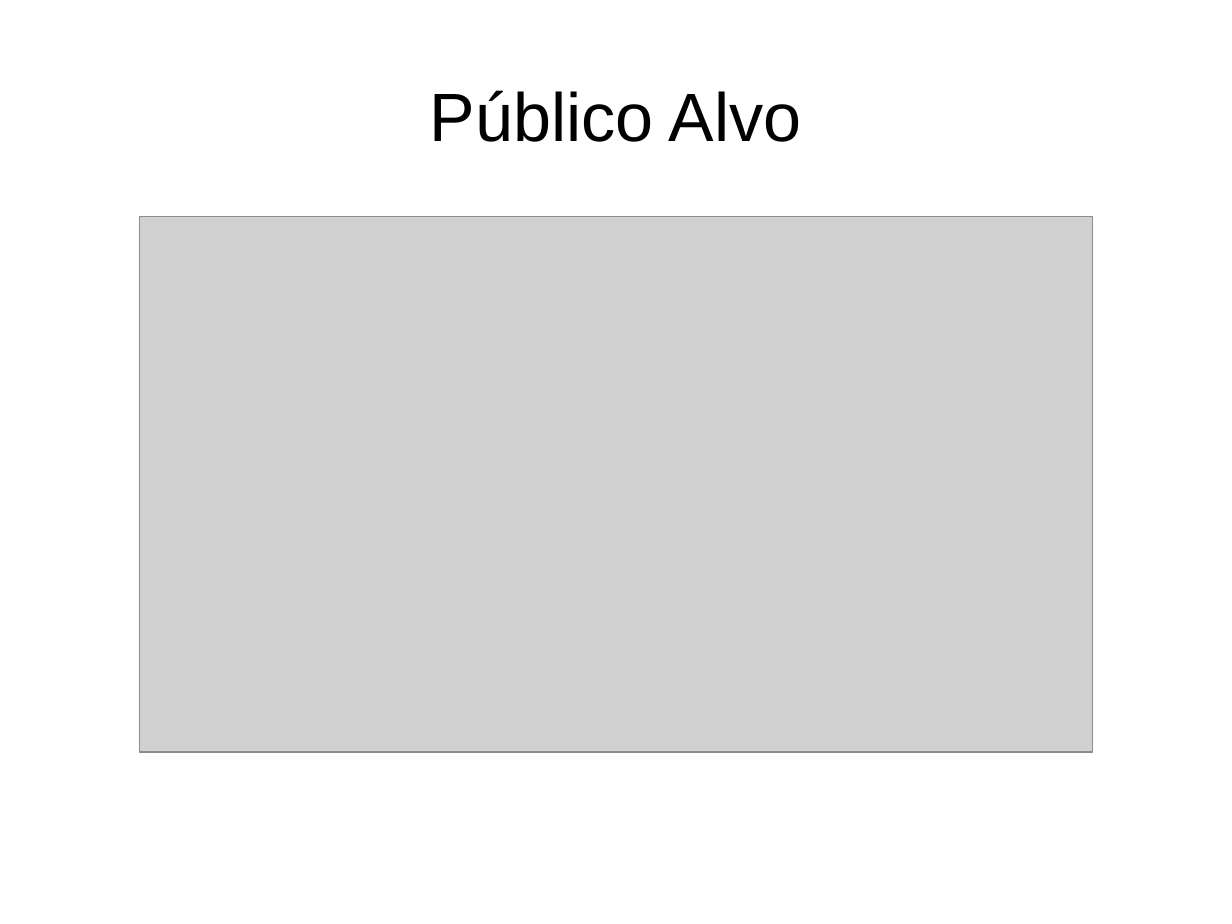
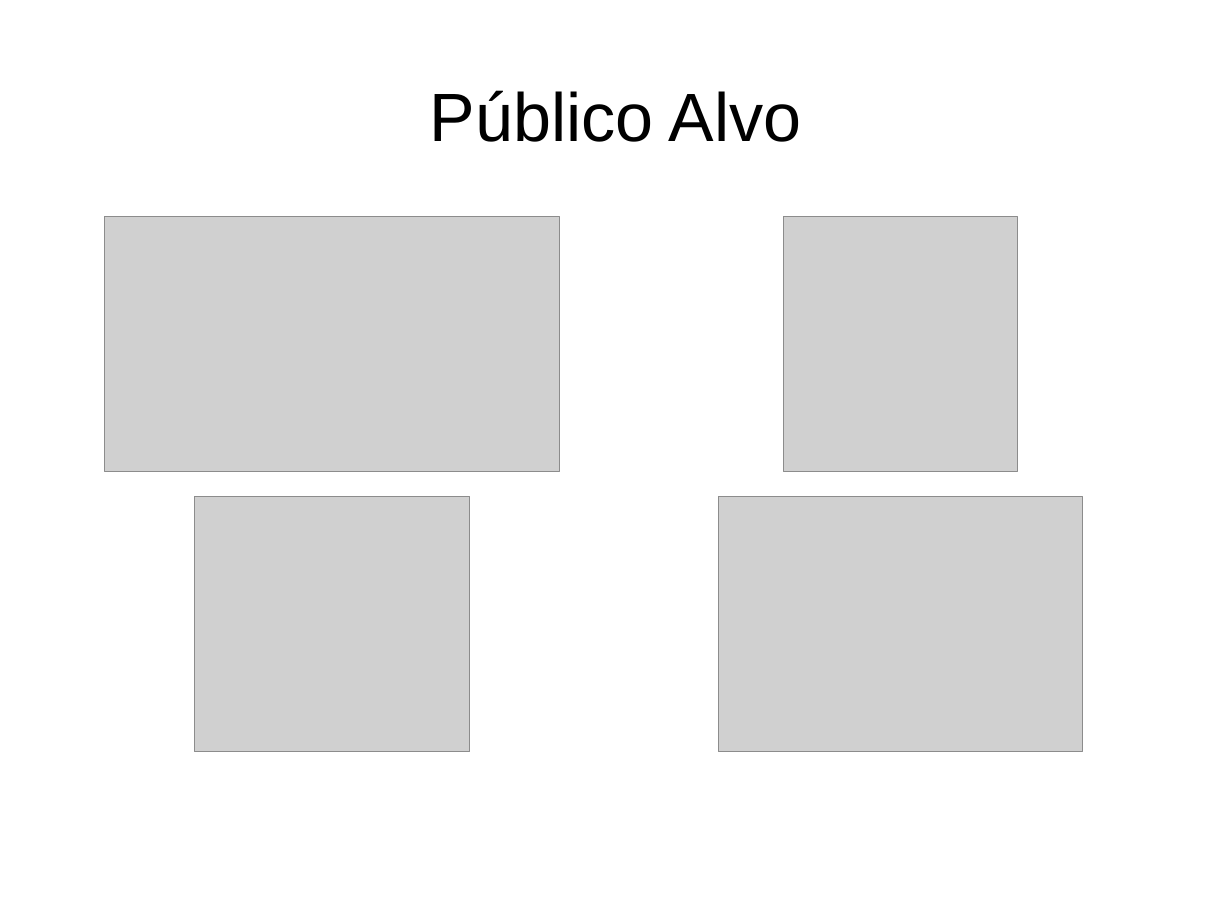
Before and after one commit to DiegoAscanio/minecraft-python, a slide deck: slide 9 of python-minecraft.odp (slide 8 before the commit). Drawn at 1232x924 pixels with LibreOffice and Linux fonts; fonts in the diff are those of the drawing; grey boxes stand for pictures. Boxes give left, top, right and bottom in pixels: in the first picture for what was removed or moved away, otherwise in the second. Text is boxed around its words. In the diff, an @@ line names an element or a change of style, - is before the commit and + after.

```diff
--- a/python-minecraft.odp
+++ b/python-minecraft.odp
@@ picture: place and size @@
-picture at bbox=[140, 216, 1092, 751]
+picture at bbox=[105, 216, 560, 472]
@@ picture added at bbox=[784, 216, 1017, 472] @@
@@ picture added at bbox=[195, 496, 471, 752] @@
@@ picture added at bbox=[719, 496, 1083, 752] @@
```
Also in this commit, not shown: 5 other slides changed, 18 slides added, 2 other files.
